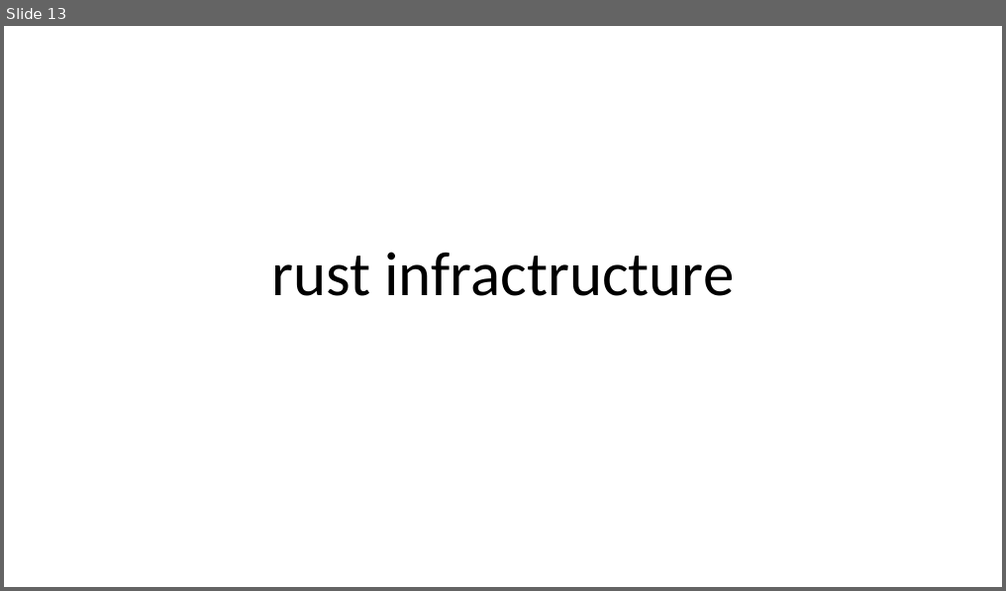
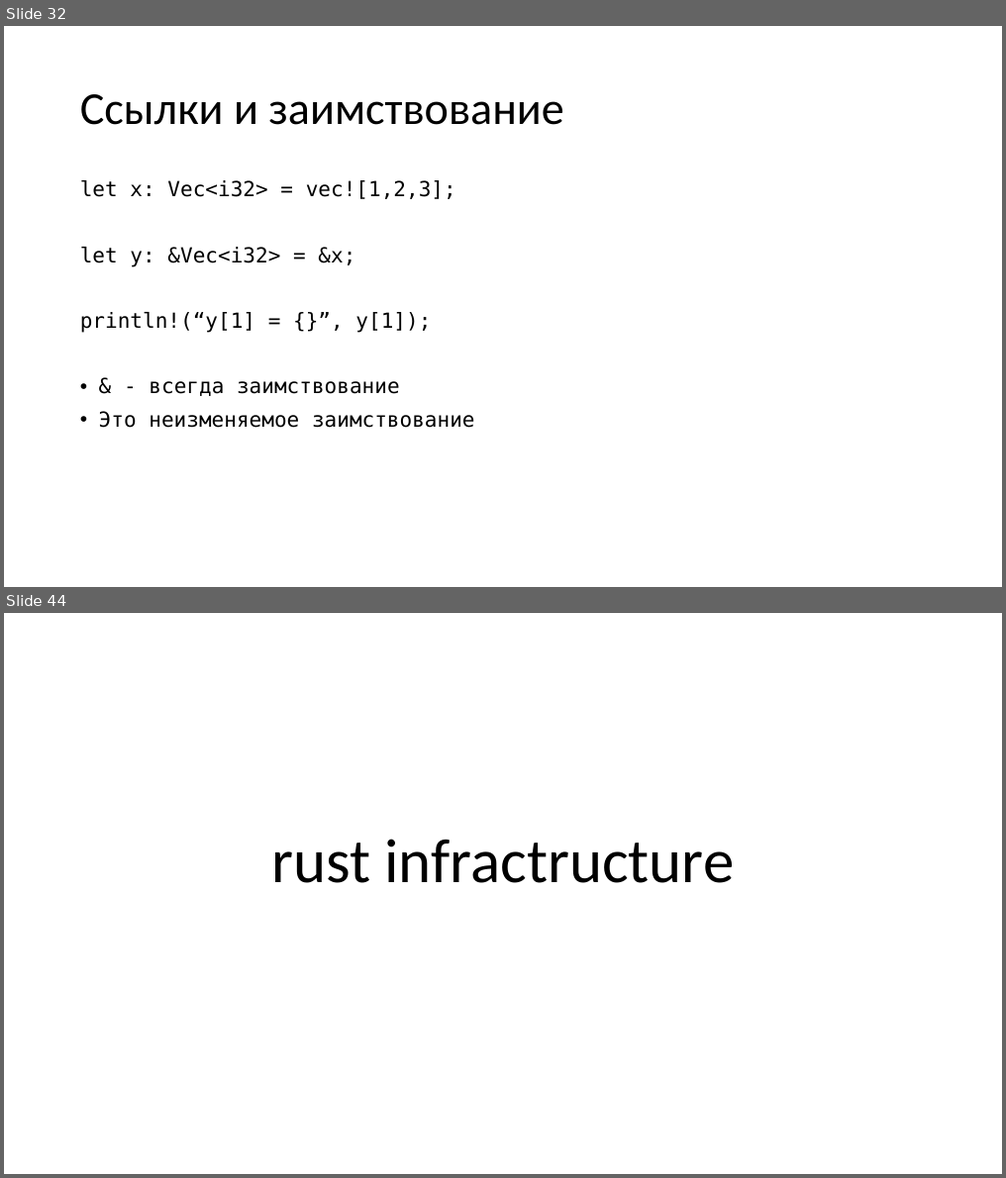
Before and after one commit to AGanyushkin/teraflops, a slide deck: conf_rust.pptx. Shown one above the other, each under a label of ours: slide 13 before the commit, slides 32 and 44 after it; the slides between them are not shown. The pictures are 1006x591 and 1006x1178 pixels, drawn with LibreOffice and Linux fonts; fonts in the diff are those of the drawing. Boxes give left, top, right and bottom in pixels: in the first picture for what was removed or moved away, otherwise in the second. Text is boxed around its words. In the diff, an @@ line names an element or a change of style, - is before the commit and + after.

```diff
--- a/conf_rust.pptx
+++ b/conf_rust.pptx
@@ slide 32 added at bbox=[4, 26, 1002, 587], background #FFFFFF @@
@@ title added at bbox=[80, 94, 563, 125], 44 pt, text #000000 @@
+Ссылки и заимствование
@@ text added at bbox=[80, 180, 475, 428], 20 pt, text #000000 @@
+let x: Vec<i32> = vec![1,2,3];
+let y: &Vec<i32> = &x;
+println!(“y[1] = {}”, y[1]);
+• & - всегда заимствование
+• Это неизменяемое заимствование
@@ what was slide 13 is now slide 44 @@
```
Also in this commit, not shown: 1 slide changed, 34 other slides added, 4 slides removed.
